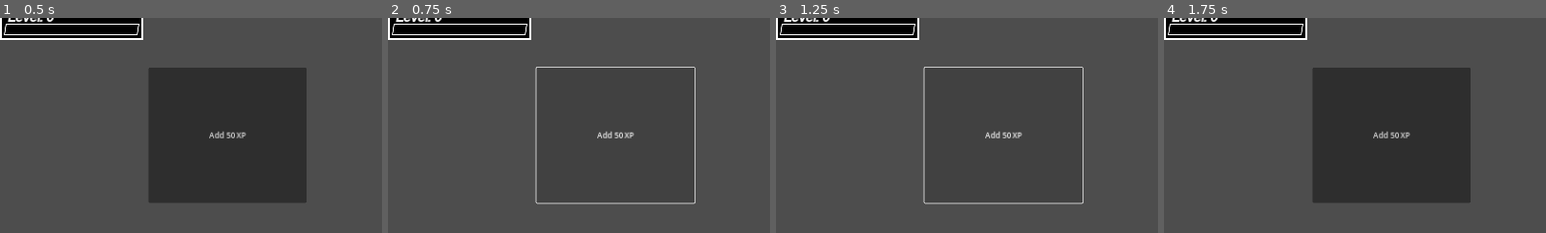
Above: before the commit, frames 1-4 (left to right).
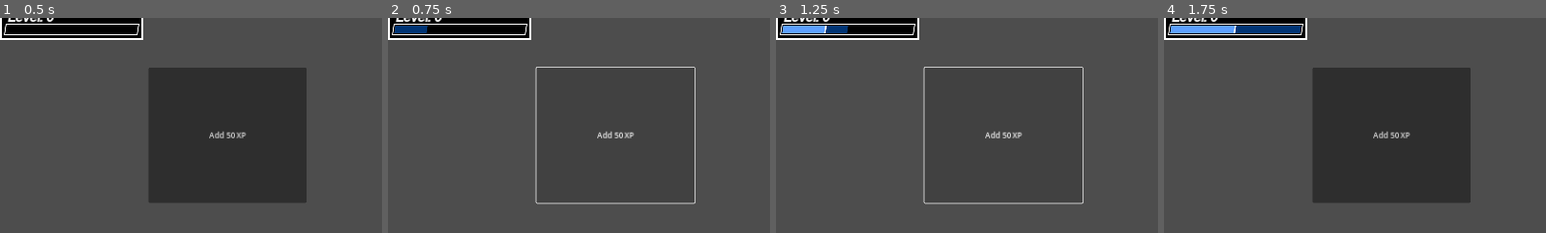
Above: after the commit, the same moments.

Repository: cphase/button-game
Game: Godot game, scene res://main.tscn
Two runs of this game, one before a commit and one after it. Both use one fixed random seed, a clock stepped at 60 frames per second and the inputs below. The engine's default icon, where the game draws it, is replaced by a stand-in: a white triangle on a blue panel in a dark square.
Inputs:
- Up to frame 1 (0.5 s): no input
- Up to frame 2 (0.75 s): click "Add 50 XP" at 0.5 s
- Up to frame 3 (1.25 s): no input
- Up to frame 4 (1.75 s): click "Add 1000 XP" at 1.25 s
The pictures show only the part of the screen within x 0-50%, y 30-80%; the shares and areas given below are measured in that part.

Frame 1 is identical in both runs. In frame 2, 0.3% of the frame differs, in the area x 1-11%, y 3-8%; in frame 3, 0.6%; in frame 4, 1.2%, in the area x 1-36%, y 3-8%.

Commit message:
got xp animation working perfectly

Diff:
--- a/XpBarTip.gd
+++ b/XpBarTip.gd
@@ -14,7 +14,7 @@
 
 
 func _on_player_level_display_xp_growing(xp_position):
-	position = xp_position
+	position.x = xp_position - 3
 	show()
 
 
--- a/level.gd
+++ b/level.gd
@@ -33,8 +33,7 @@
 
 # Called when the node enters the scene tree for the first time.
 func _ready():
-	leveled_up.emit(level, required_xp)
-	xp_changed.emit(xp, xp)
+	pass
 
 # Called every frame. 'delta' is the elapsed time since the previous frame.
 func _process(delta):
--- a/player_level_display.gd
+++ b/player_level_display.gd
@@ -10,8 +10,13 @@
 @export var xp_rise_time = 0.5
 
 var current_xp = 0
+var new_xp = 0
+
 var old_xp_required = 0
 var xp_required = 100
+
+var final_old_xp_required = 0;
+var final_xp_required = 0;
 
 var level_queue = []
 var anim_status = ANIM_NONE
@@ -26,7 +31,9 @@
 
 func _physics_process(delta):
 	physics_frame_count += 1
+	#animate at a constant framerate
 	if physics_frame_count >= (1 / delta) / framerate:
+		#which animation to do based on status
 		match anim_status:
 			ANIM_NEW_XP:
 				animate_new_xp()
@@ -34,21 +41,49 @@
 				animate_xp()
 			ANIM_LEVEL:
 				animate_level()
+		#reset the frame counter
 		physics_frame_count = 0
 
 func animate_xp():
-	if level_queue.size() > 0:
+	var size = xp_frames.pop_front()
+	$XpBar.size.x = size
+	$XpBar.queue_redraw()
+	xp_growing.emit(size)
+	#if we are finished animating the xp
+	if level_queue.size() > 0 and xp_frames.size() == 0:
 		anim_status = ANIM_LEVEL
-	else:
+		#after this we will be coming back to this function
+	elif xp_frames.size() == 0:
+		#set the current xp to new value and we are done animating for now
+		xp_stopped.emit()
+		current_xp = new_xp
 		anim_status = ANIM_NONE
 
 func animate_new_xp():
-	anim_status = ANIM_XP
+	xp_stopped.emit()
+	var frame = new_xp_frames.pop_front()
+	$NewXpBar.size.x = frame
+	$NewXpBar.queue_redraw()
+	xp_frames.push_back(frame)
+	if new_xp_frames.size() == 0:
+		anim_status = ANIM_XP
+	#use the new_xp_frames to animate, then put them in the xp_frames
 
 func animate_level():
 	$LevelDisplay.text = str("Level: ", level_queue.pop_front())
+	#if we are finished animating the level ups
 	if (level_queue.size() == 0):
-		#SET XP BAR BACK TO 0
+		# set xp bar back to zero for final animation
+		$XpBar.size.x = 0
+		$NewXpBar.size.x = 0
+		$NewXpBar.queue_redraw()
+		$XpBar.queue_redraw()
+		current_xp = final_old_xp_required
+		#set the xp range correctly
+		xp_required = final_xp_required
+		old_xp_required = final_old_xp_required
+		# generate new frames and animate the xp rise to current
+		generate_xp_frames(false)
 		anim_status = ANIM_NEW_XP
 
 # Called every frame. 'delta' is the elapsed time since the previous frame.
@@ -57,13 +92,49 @@
 
 func add_xp(old, new):
 	# check the level queue if we are leveling up
-	generate_xp_frames(old, new)
+	new_xp = new
+	if (level_queue.size() > 0):
+		#generate a full xp animation
+		generate_xp_frames(true)
+		anim_status = ANIM_NEW_XP
+	# this will be our last animation
+	else:
+		generate_xp_frames(false)
+		anim_status = ANIM_NEW_XP
 
-func generate_xp_frames(old, new):
-	var frames = framerate * xp_rise_time
-	#var percentage_per_frame =
+func generate_xp_frames(full):
+	var num_frames = framerate * xp_rise_time
+	#should only be full once per animation cycle
+	if full:
+		#we want to increase from current num_frames times and reach 100%
+		var distance_to_full = xp_required - current_xp
+		var percentage_to_full = float(distance_to_full) / float(xp_required - old_xp_required)
+		var current_percentage = 1.0 - percentage_to_full
+		var percentage_increase_per_frame = percentage_to_full / num_frames
+		#generate all frames but the last one
+		for i in range(1, num_frames - 1):
+			var frame_percentage = current_percentage + (percentage_increase_per_frame * i)
+			var frame_size = bar_length * frame_percentage
+			new_xp_frames.push_back(frame_size)
+		#generate last frame precisely
+		new_xp_frames.push_back(bar_length)
+	else:
+		#increase from current num_frames times and reach new percentage
+		var current_percentage = float(current_xp - old_xp_required) / float(xp_required - old_xp_required)
+		var new_percentage = float(new_xp - old_xp_required) / float(xp_required - old_xp_required)
+		var percentage_distance = new_percentage - current_percentage
+		var percentage_increase_per_frame = percentage_distance / num_frames
+		#generate all frames but the last one
+		for i in range(1, num_frames - 1):
+			var frame_percentage = current_percentage + (percentage_increase_per_frame * i)
+			var frame_size = bar_length * frame_percentage
+			new_xp_frames.push_back(frame_size)
+		#generate last frame precisely
+		new_xp_frames.push_back(bar_length * new_percentage)
 
 func add_level_up(level, old_required, new_required):
+	#levels being on the queue will cause the state to be adjusted from xp animations
 	level_queue.push_back(level)
-	old_xp_required = old_required
-	xp_required = new_required
+	# we don't want to change the XP display until after we finish the level up animation
+	final_old_xp_required = old_required
+	final_xp_required = new_required
--- a/player_level_display.tscn
+++ b/player_level_display.tscn
@@ -59,7 +59,7 @@
 
 [node name="XpBarTip" type="Panel" parent="XpBar"]
 layout_mode = 0
-offset_right = 2.0
+offset_right = 3.0
 offset_bottom = 16.0
 theme_override_styles/panel = SubResource("StyleBoxFlat_qi3mk")
 script = ExtResource("3_21kbd")
